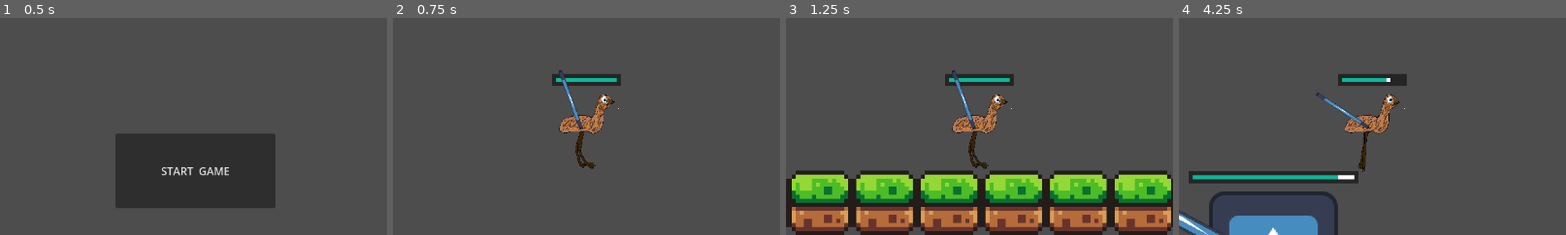
Above: before the commit, frames 1-4 (left to right).
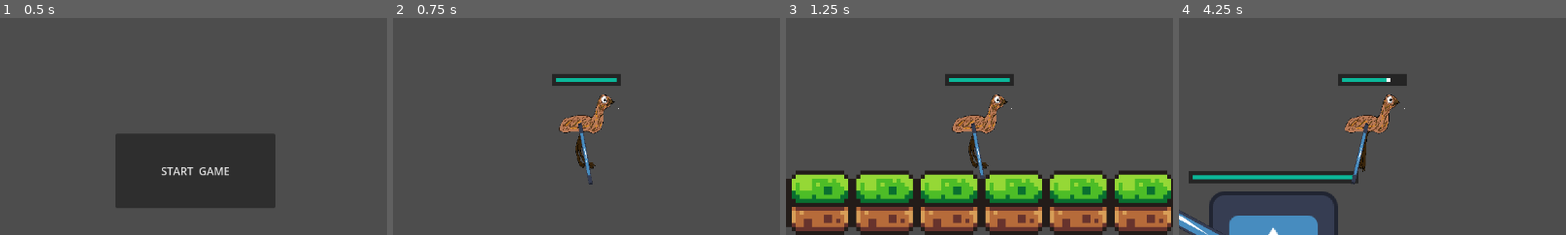
Above: after the commit, the same moments.

Repository: BastianLorsch/emu_game
Game: Godot game, scene res://scenes/game.tscn
Same seed, same stepped clock (60 frames per second), same inputs: the game is played once before the commit and once after it. The engine's default icon, where the game draws it, is replaced by a stand-in: a white triangle on a blue panel in a dark square.
Inputs (mouse positions are % of the whole screen's width and height, from its top left):
- Up to frame 1 (0.5 s): no input
- Up to frame 2 (0.75 s): click "START GAME" at 0.5 s
- Up to frame 3 (1.25 s): no input
- Up to frame 4 (4.25 s): tap Enter (ui_accept) at 1.25 s; move the mouse to (72, 45) at 1.27 s; hold D (move_right) 1.28-2.78 s; click (72, 45) at 1.35 s; tap Space (jump) at 1.52, 2.27, 3.77 s; move the mouse to (30, 55) at 2.02 s; click (30, 55) at 2.1 s; move the mouse to (60, 28) at 2.77 s; hold A (move_left) 2.78-3.53 s; hold Down (crouch) 2.78-3.53 s; click (60, 28) at 3.05 s; move the mouse to (45, 70) at 3.52 s; hold D (move_right) from 3.53 s (still down); tap E (roll) at 3.6 s; click (45, 70) at 3.8 s
The pictures show only the part of the screen within x 25-75%, y 15-65%; the shares and areas given below are measured in that part.

Frame 1 is identical in both runs. In frame 2, 0.5% of the frame differs, in the area x 42-52%, y 24-77%; in frame 3, 0.5%; in frame 4, 0.6%, in the area x 35-50%, y 34-77%.

Commit message:
player_weapon überarbeitet

Diff:
--- a/scenes/player.tscn
+++ b/scenes/player.tscn
@@ -13,6 +13,7 @@
 [ext_resource type="Script" path="res://scripts/stateMachine/roll_state.gd" id="7_y34yc"]
 [ext_resource type="Script" path="res://scripts/stateMachine/crouch_state.gd" id="8_1yt45"]
 [ext_resource type="PackedScene" uid="uid://di3wykbg8oe84" path="res://scenes/healthbar.tscn" id="13_kek4k"]
+[ext_resource type="Script" path="res://scripts/player_weapon.gd" id="14_gffvy"]
 [ext_resource type="Texture2D" uid="uid://coraywoqxlgy5" path="res://icon.svg" id="14_qojpw"]
 
 [sub_resource type="AtlasTexture" id="AtlasTexture_a621x"]
@@ -156,15 +157,22 @@
 
 [node name="player_weapon" type="Area2D" parent="."]
 position = Vector2(-2, -11)
-rotation = 1.22173
+script = ExtResource("14_gffvy")
+
+[node name="CollisionShape2D" type="CollisionShape2D" parent="player_weapon"]
+position = Vector2(7, 0)
+scale = Vector2(1.1, 1)
+shape = SubResource("RectangleShape2D_3xpe1")
 metadata/_edit_group_ = true
 
-[node name="CollisionShape2D" type="CollisionShape2D" parent="player_weapon"]
-position = Vector2(-7, 0)
-scale = Vector2(1.1, 1)
-shape = SubResource("RectangleShape2D_3xpe1")
-
 [node name="Sprite2D" type="Sprite2D" parent="player_weapon"]
+position = Vector2(14, 0)
 scale = Vector2(0.121094, 0.0078125)
 texture = ExtResource("14_qojpw")
 offset = Vector2(-57.8064, 0)
+metadata/_edit_group_ = true
+
+[node name="attack_cooldown" type="Timer" parent="player_weapon"]
+one_shot = true
+
+[connection signal="timeout" from="player_weapon/attack_cooldown" to="player_weapon" method="_on_attack_cooldown_timeout"]
--- /dev/null
+++ b/scripts/player_weapon.gd
@@ -0,0 +1,35 @@
+extends Area2D
+
+var attacking = false
+var attack_ready = true
+@onready var attack_cooldown = $attack_cooldown
+
+# Called when the node enters the scene tree for the first time.
+func _ready() -> void:
+	pass # Replace with function body.
+
+
+# Called every frame. 'delta' is the elapsed time since the previous frame.
+func _process(delta: float) -> void:
+
+	if rotation_degrees > 360 or rotation_degrees < -360:
+		rotation_degrees = 0
+
+	if Input.is_action_just_pressed("attack") and !attacking and attack_ready:
+		attacking = true
+
+	if !attacking:
+		look_at(get_global_mouse_position())
+	elif attacking and attack_ready:
+		attack_ready = false
+		if rotation_degrees > 270 or rotation_degrees > -90 and rotation_degrees < 90 or rotation_degrees < -270:
+			rotation_degrees += 60
+		elif rotation_degrees < 270 or rotation_degrees < -90 and rotation_degrees > 90 or rotation_degrees > -270:
+			rotation_degrees -= 60
+		attack_cooldown.start()
+		attacking = false
+
+
+func _on_attack_cooldown_timeout() -> void:
+	attack_ready = true
+	print("attack ready")
--- a/scripts/stateMachine/player_state_controled.gd
+++ b/scripts/stateMachine/player_state_controled.gd
@@ -7,11 +7,10 @@
 var current_state
 var last_facing_direction = 1
 var health = 100 : set = _set_health
-var is_attacking = false
-var attack_finished = false
 @onready var animated_sprite: AnimatedSprite2D = $AnimatedSprite2D
 @onready var healthbar = $Healthbar
 @onready var weapon = $player_weapon
+@onready var weapon_sprite = $player_weapon/Sprite2D
 
 
 func _ready() -> void:
@@ -34,7 +33,6 @@
 	# update last facing direction
 	if direction:
 		last_facing_direction = sign(direction)
-		weapon.position.x *= last_facing_direction*(-1)
 
 	# Add the gravity.
 	if not is_on_floor():
@@ -43,19 +41,6 @@
 	# ensure a state is active
 	if current_state:
 		current_state.handle_input(delta) # delegate input handling to current state
-
-	if Input.is_action_just_pressed("attack") and !attack_finished:
-		is_attacking = true
-
-	if is_attacking and weapon.rotation_degrees > -30 and !attack_finished:
-		weapon.rotation_degrees -= 200 * delta
-	elif is_attacking and !attack_finished:
-		attack_finished = true
-	elif attack_finished and weapon.rotation_degrees < 70:
-		weapon.rotation_degrees += 100 * delta
-	else:
-		attack_finished = false
-		is_attacking = false
 
 	move_and_slide()
 
Not shown: 1 places in scenes/player.tscn that only renumber resources
